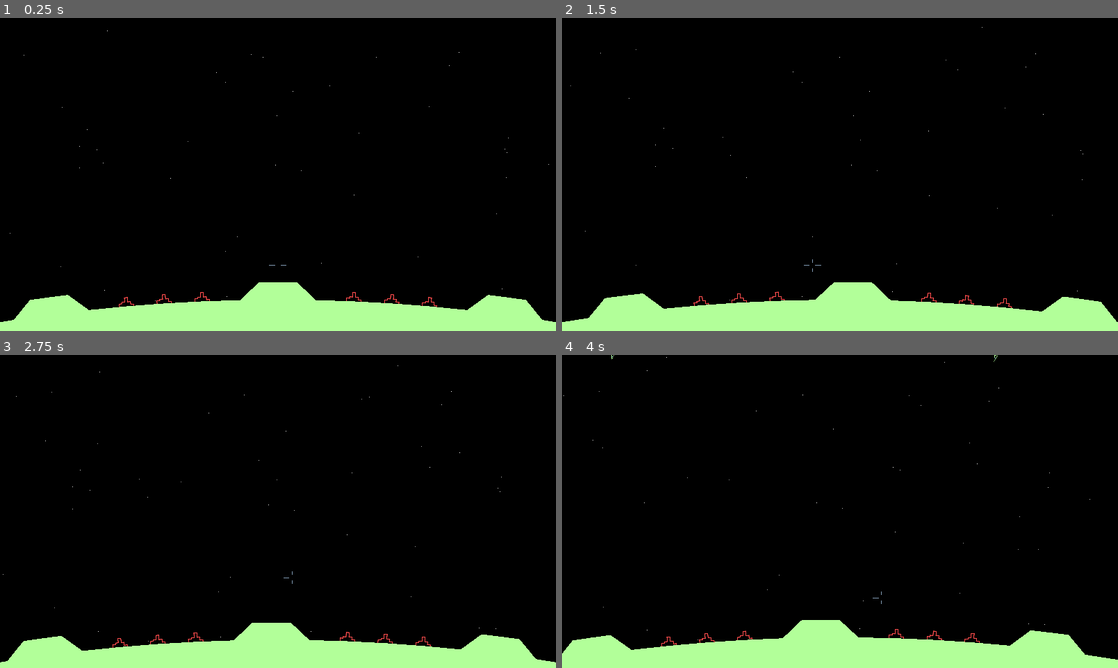
Above: before the commit, frames 1-4 (two rows, left to right).
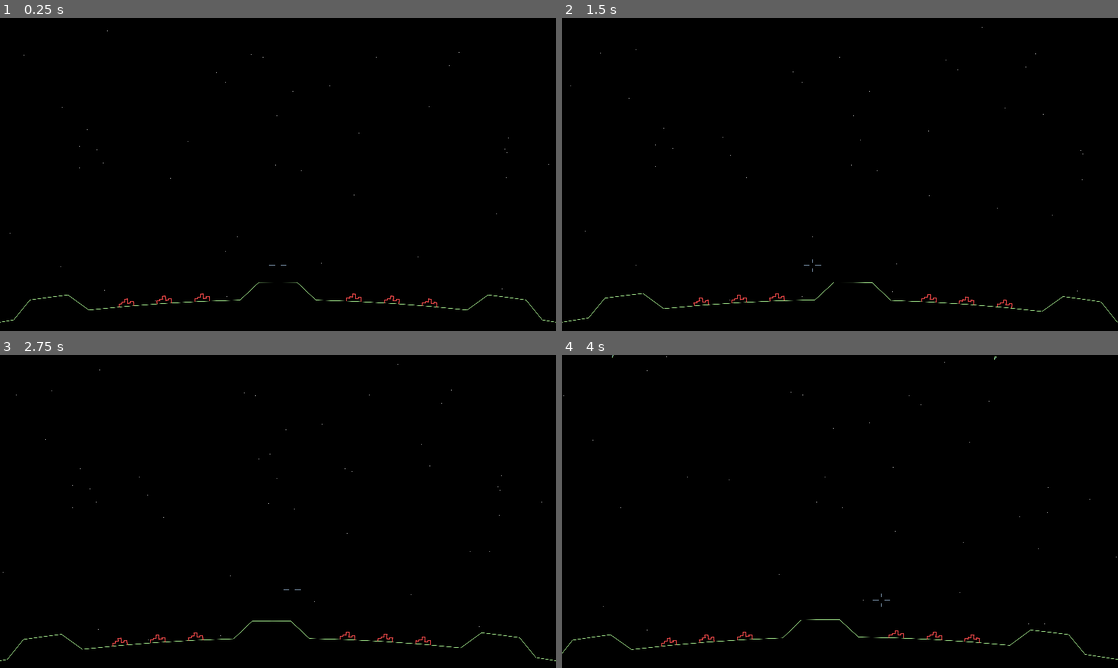
Above: after the commit, the same moments.

Repository: tartley/missile-commander
Game: Godot game, scene res://main.tscn
The game is run twice, just before and just after one commit, with the same random seed, the same clock (stepped at 60 frames per second) and the same inputs.
Inputs (mouse positions are in pixels of both pictures, inside the frame that each line leads up to):
- Up to frame 1 (0.25 s): no input
- Up to frame 2 (1.5 s): tap Enter at 0.5 s; move the mouse to (867, 174) at 0.52 s; tap Space at 1.25 s; move the mouse to (812, 174) at 1.27 s
- Up to frame 3 (2.75 s): tap Enter at 2 s; move the mouse to (289, 505) at 2.02 s
- Up to frame 4 (4 s): tap Space at 2.75 s; move the mouse to (834, 517) at 2.77 s; tap Enter at 3.5 s; move the mouse to (878, 514) at 3.52 s

The runs differ from the first frame. In frame 1, 9.4% of the frame differs, in the area x 0-100%, y 84-100%; in frame 2, 9.4%; in frame 3, 8.7%; in frame 4, 9.4%.

Commit message:
Everything is GREAT!

Diff:
--- a/city/city.gd
+++ b/city/city.gd
@@ -6,12 +6,12 @@
     Vector2(-30, 20),
     Vector2(-30, 30),
     Vector2(-10, 30),
-    Vector2(-10, 60),
-    Vector2(10, 60),
-    Vector2(10, 30),
+    Vector2(-10, 50),
+    Vector2(10, 50),
+    Vector2(10, 20),
+    Vector2(30, 20),
     Vector2(30, 30),
-    Vector2(30, 10),
-    Vector2(50, 10),
+    Vector2(50, 30),
     Vector2(50, 0),
 ]
 
--- a/ground.gd
+++ b/ground.gd
@@ -81,4 +81,5 @@
 
 
 func _draw():
-    draw_colored_polygon(verts, Color(.7, 1, .6))
+    draw_polygon(verts, [Color(0, 0, 0)])
+    draw_polyline(verts, Color(.7, 1, .6), 2.0, true)
--- a/missile/missile.gd
+++ b/missile/missile.gd
@@ -1,6 +1,6 @@
 extends Node2D
 
-const SIZE := 40.0
+const SIZE := 20.0
 const verts: Array[Vector2] = [
     Vector2(0.0, -SIZE/2.0),
     Vector2(-SIZE/4.0, +SIZE/2.0),
--- a/mouse.gd
+++ b/mouse.gd
@@ -55,7 +55,7 @@
     if event is InputEventMouseMotion:
         world_polar = Polar.new(
             world_polar.angle + event.relative.x * 0.00012,
-            world_polar.radius - event.relative.y * 4,
+            world_polar.radius - event.relative.y * 2,
         )
 
 func _draw():
Not shown, changed: README.md
